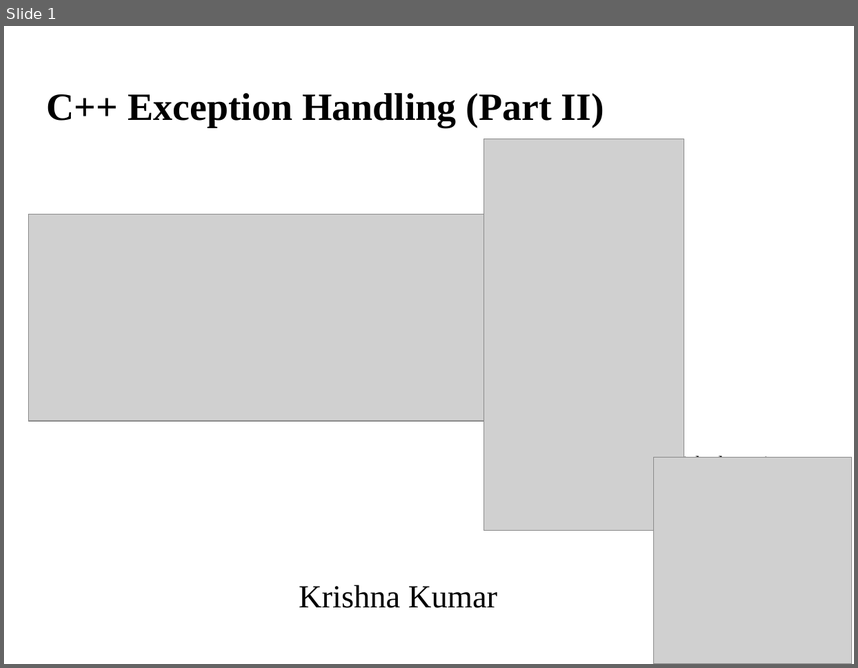
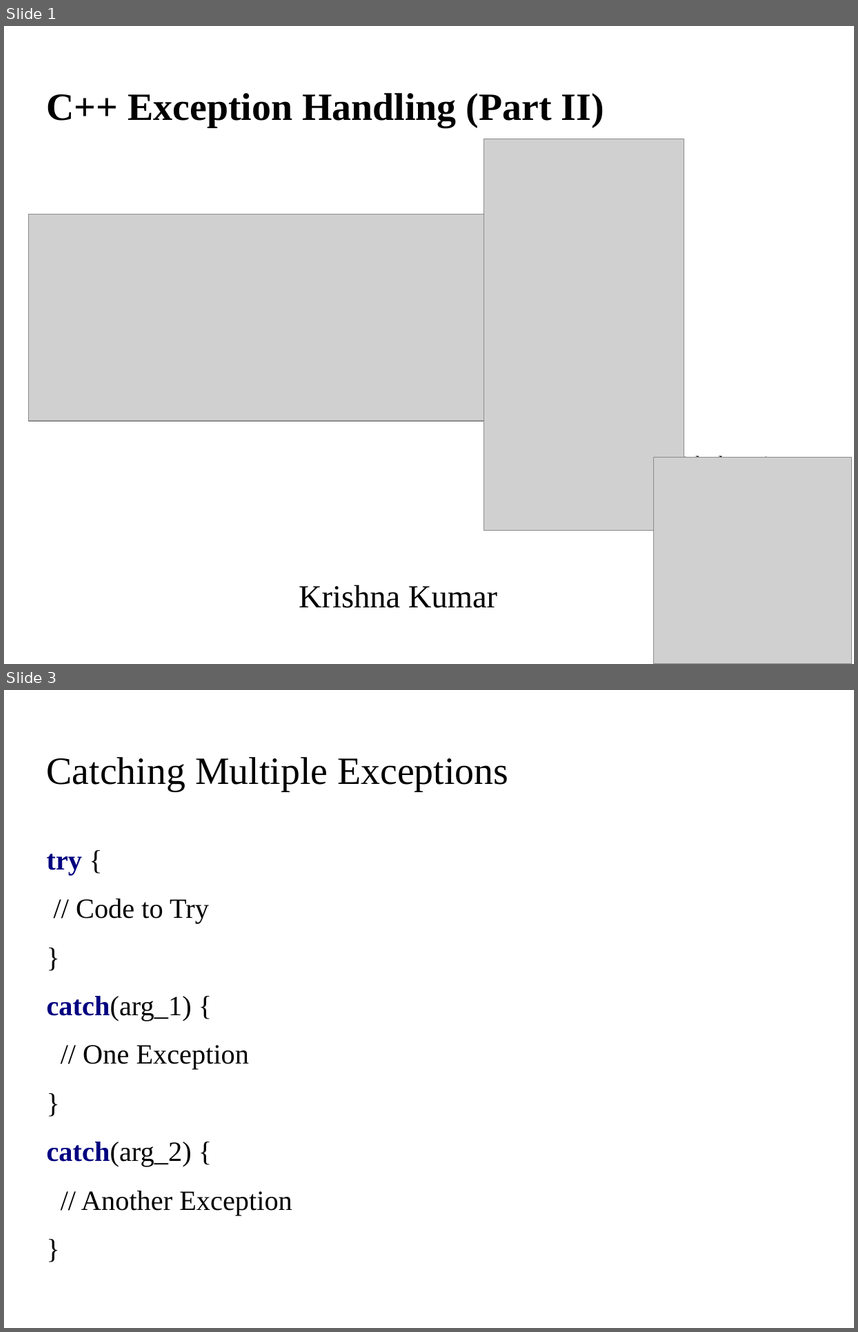
Before and after one commit to kks32/cpp-software-development, a slide deck: Ex10_Exception_Handling_II/Ex10_Exception_Handling_II.odp. Shown one above the other, each under a label of ours: slide 1 before the commit, slides 1 and 3 after it; the slides between them are not shown. The pictures are 858x668 and 858x1332 pixels, drawn with LibreOffice and Linux fonts; fonts in the diff are those of the drawing; grey boxes stand for pictures; background and template pictures are left out. Boxes give left, top, right and bottom in pixels: in the first picture for what was removed or moved away, otherwise in the second. Text is boxed around its words. In the diff, an @@ line names an element or a change of style, - is before the commit and + after.

Commit message:
Multiple Exceptions

```diff
--- a/Ex10_Exception_Handling_II/Ex10_Exception_Handling_II.odp
+++ b/Ex10_Exception_Handling_II/Ex10_Exception_Handling_II.odp
@@ slide 3 added at bbox=[4, 690, 854, 1328], background picture (left out) @@
@@ title added at bbox=[47, 757, 508, 791], 36 pt, text #000000 @@
+Catching Multiple Exceptions
@@ text added at bbox=[47, 854, 292, 1215], 26 pt, text #000000 @@
+try {
+// Code to Try
+}
+catch(arg_1) {
+// One Exception
+}
+catch(arg_2) {
+// Another Exception
+}
```
Also in this commit, not shown: 1 slide changed, 5 other slides added, 4 other files.
